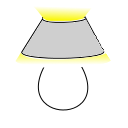
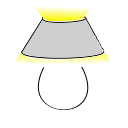
Layers edited between the first and the second 128 × 128 image:
painted on "Background" over (17, 52, 111, 111)
